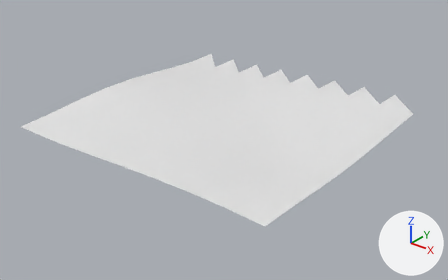
What one commit did to the OBJ model models/areas/fort/sand_1_-2.obj.
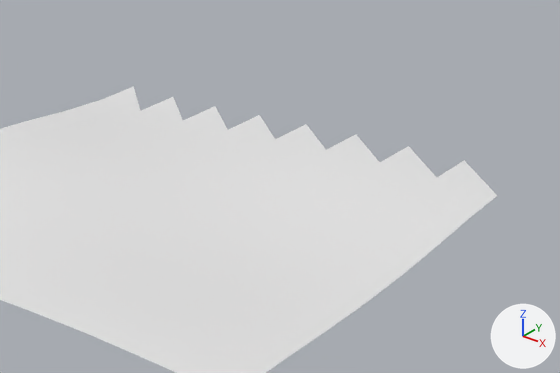
Each version appears first whole from a 50 mm camera at (59.7, -1.2, 27.8) aimed at (33.2, 32.0, 7.2), and next in a close-up on the part from 31% to 100% of the width and 2% to 76% of the height. Every picture has the same lights, and +X, +Y and +Z are marked at lower right. The first two pictures are the older version. Where no turn or scale is listed for an object, it has been applied to the vertices. Vertices at exactly the same position are counted once.

The older version as bpy lines, for what is in view:
```python
me_sand_1__2 = bpy.data.meshes.new('sand_1_-2')
me_sand_1__2.from_pydata(...)  # 80 vertices, 120 faces; spans x 22.0..44.0, y 22.0..44.0, z 8.7..9.3
ob_sand_1__2 = bpy.data.objects.new('sand_1_-2', me_sand_1__2)
ob_sand_1__2.location = (0.0, 0.0, 0.0)
```
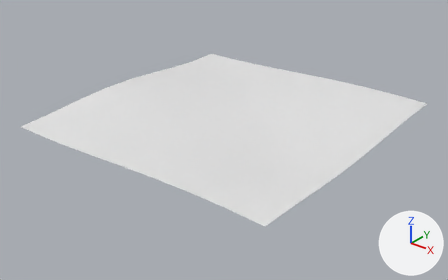
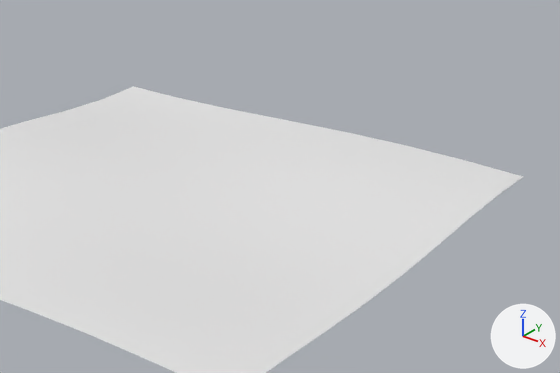
Edits to the bpy script that builds the scene:
```text
Change me_sand_1__2:
    used by ob_sand_1__2; location = (0.0, 0.0, 0.0)
    remove me_sand_1__2.from_pydata(...)  # 80 vertices, 120 faces; spans x 22.0..44.0, y 22.0..44.0, z 8.7..9.3
    add me_sand_1__2.from_pydata(...)  # 105 vertices, 136 faces; spans x 22.0..44.0, y 22.0..44.0, z 8.7..9.3
    me_sand_1__2 part 1
    25 vertices are added at x 22.0..44.0, y 41.2..44.0, z 8.7..9.3
    16 new faces join them
```

Location of each change, [x1, y1, x2, y2] in pixels of the close-ups (560 x 373 px):
'sand_1_-2', reshaped
    before: [0, 86, 497, 373]
    after: [0, 86, 523, 373]
part 1 of me_sand_1__2, added
    after: [134, 87, 523, 196]
